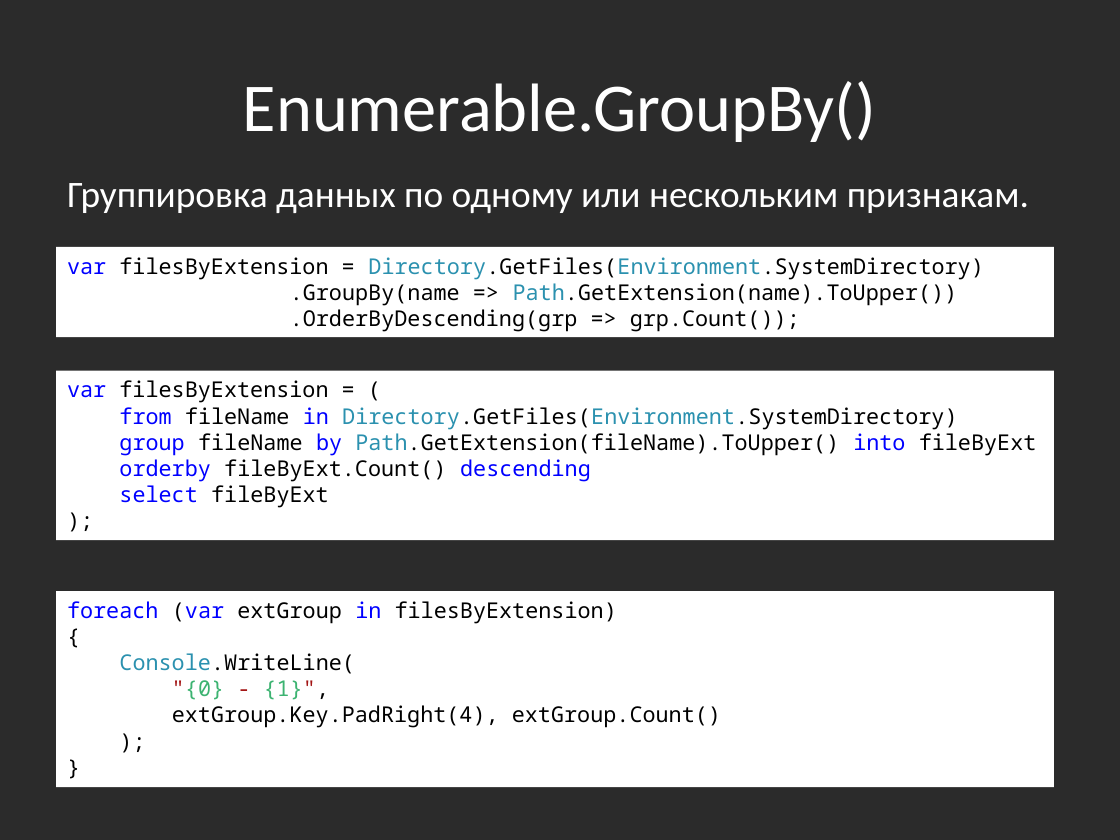
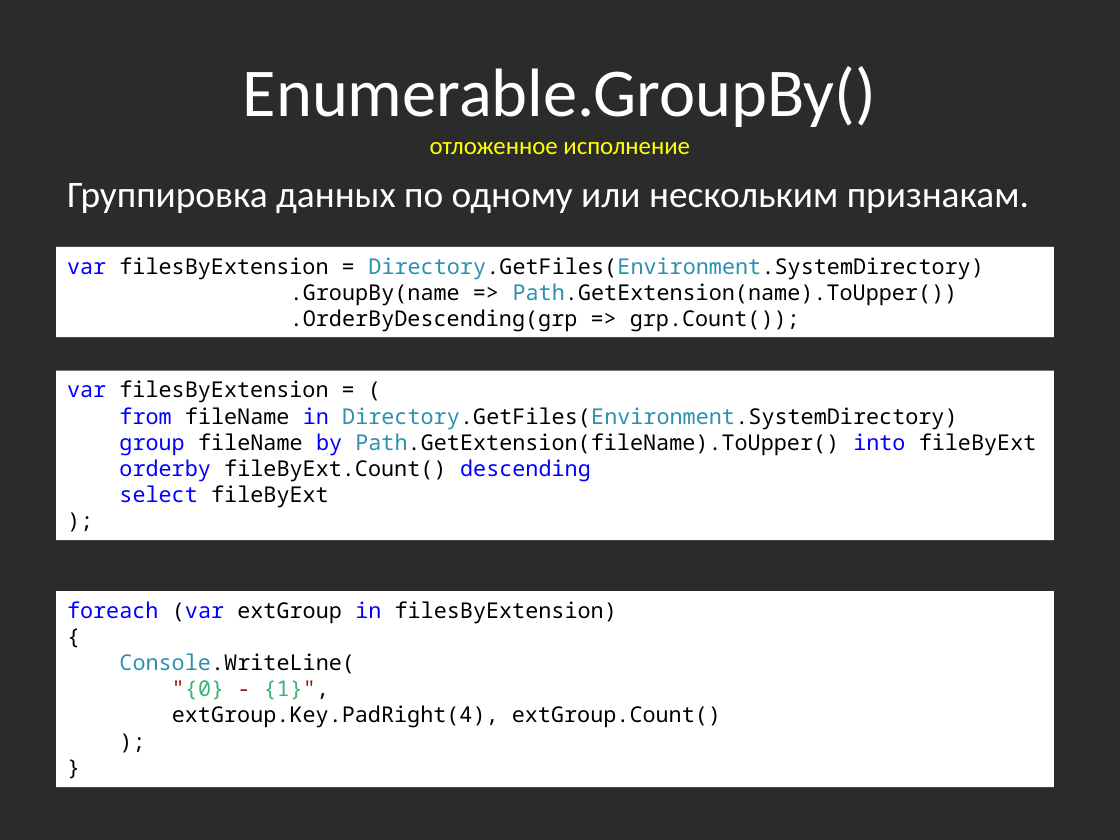
Before and after one commit to bazile/Training, a slide deck: slide 34 of Presentation/lesson-11-linq.pptx (slide 31 before the commit). Drawn at 1120x840 pixels with LibreOffice and Linux fonts; fonts in the diff are those of the drawing; background and template pictures are left out; a plain dark background stands for a picture behind light text. Boxes give left, top, right and bottom in pixels: in the first picture for what was removed or moved away, otherwise in the second. Text is boxed around its words. In the diff, an @@ line names an element or a change of style, - is before the commit and + after.

```diff
--- a/Presentation/lesson-11-linq.pptx
+++ b/Presentation/lesson-11-linq.pptx
@@ title at bbox=[243, 66, 877, 154]: text changed @@
-Enumerable.GroupBy()
+Enumerable.GroupBy()
+отложенное исполнение
```
Also in this commit, not shown: 8 other slides changed, 2 slides added, 10 other files.
